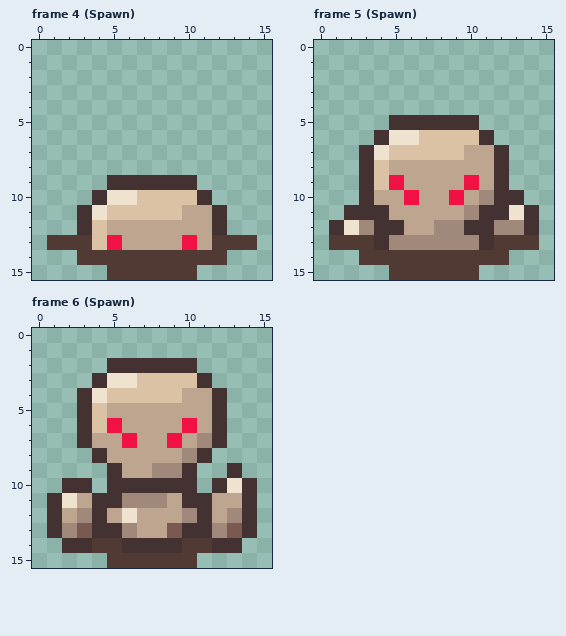
Pixel-art file, stored at _Data/Gameplay/MinionStone.aseprite. The picture above is the old version.
16x16 pixels, 6 frames. Shown: frame 4 (Spawn), frame 5 (Spawn), frame 6 (Spawn).
And afterwards:
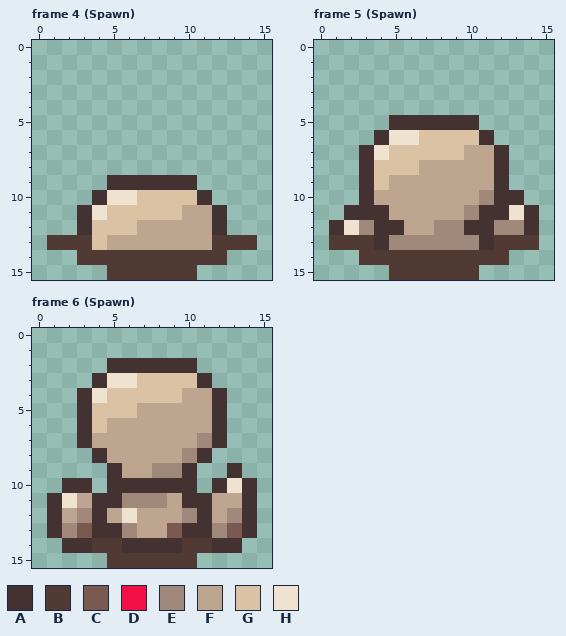
Palette (. is transparent): A #443131  B #513a34  C #7a5951  D #f11145  E #a0897b  F #bea590  G #dcc2a5  H #efe3cf
Author's note on the commit: 小石怪出場動畫不加表情
From old to new:
{"where": "frame 4 (Spawn), layer \"Layer 1\""}
{"frame":4,"y":12,"x":5,"old":"FF","new":"GG"}
{"frame":4,"y":13,"x":5,"old":"D","new":"F"}
{"frame":4,"y":13,"x":10,"old":"D","new":"F"}
{"where": "frame 5 (Spawn), layer \"Layer 1\""}
{"frame":5,"y":8,"x":5,"old":"FF","new":"GG"}
{"frame":5,"y":9,"x":5,"old":"D","new":"F"}
{"frame":5,"y":9,"x":10,"old":"D","new":"F"}
{"frame":5,"y":10,"x":6,"old":"D","new":"F"}
{"frame":5,"y":10,"x":9,"old":"D","new":"F"}
{"where": "frame 6 (Spawn), layer \"Layer 1\""}
{"frame":6,"y":5,"x":5,"old":"FF","new":"GG"}
{"frame":6,"y":6,"x":5,"old":"D","new":"F"}
{"frame":6,"y":6,"x":10,"old":"D","new":"F"}
{"frame":6,"y":7,"x":6,"old":"D","new":"F"}
{"frame":6,"y":7,"x":9,"old":"D","new":"F"}
{"label":"changed","picture_box":[107,220,197,250]}
{"label":"changed","picture_box":[389,160,479,205]}
{"label":"changed","picture_box":[107,403,197,448]}
